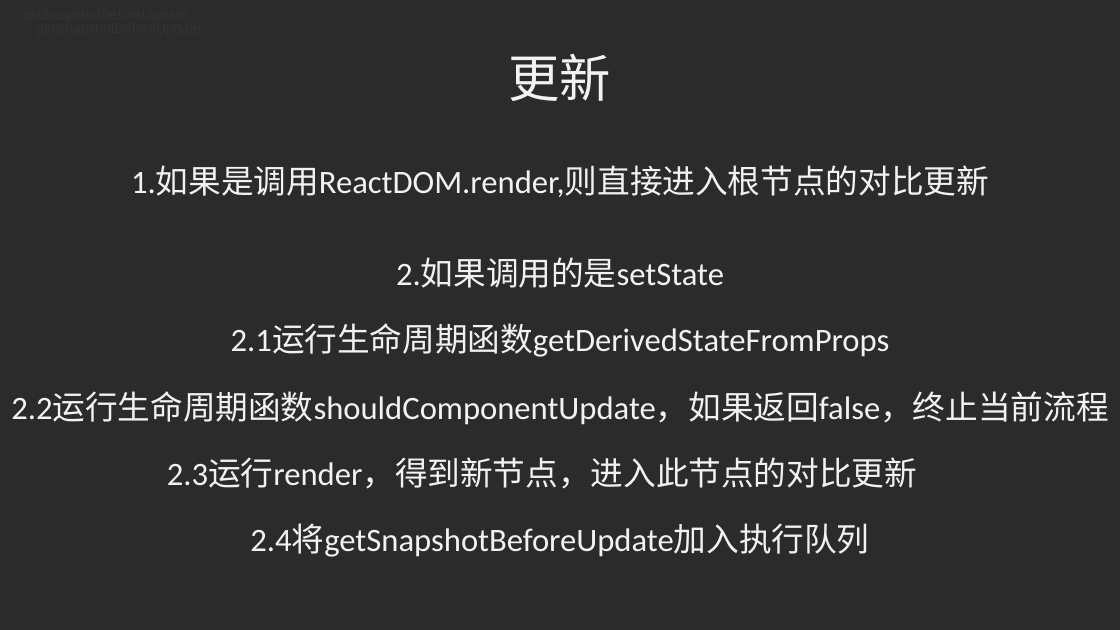
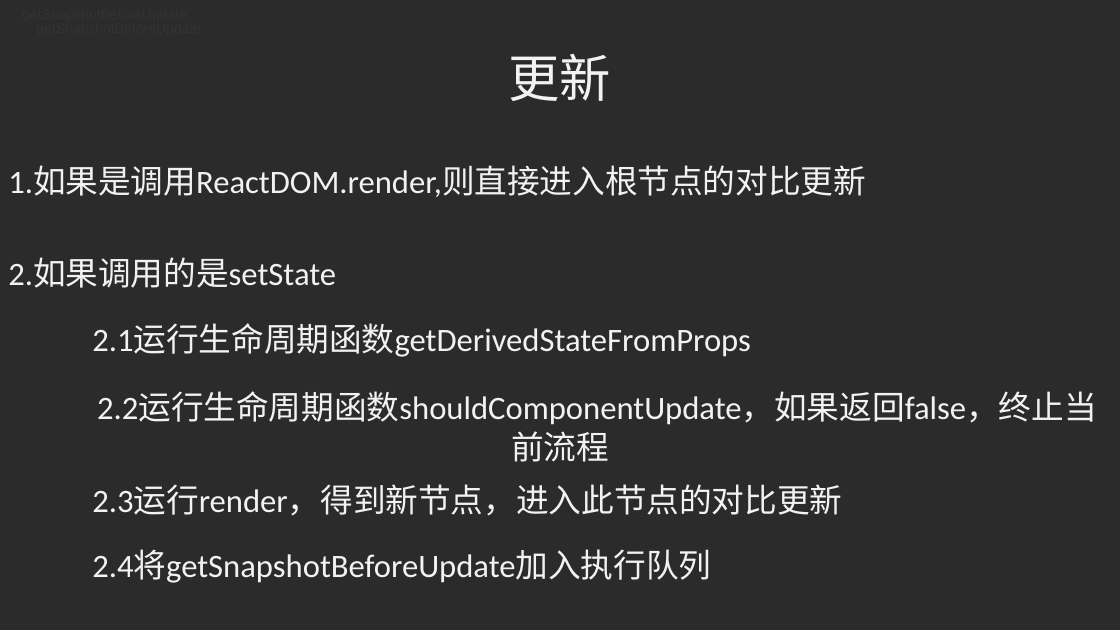
Before and after one commit to LKazusa/Learn, a slide deck: slide 11 of render.pptx. Drawn at 1120x630 pixels with LibreOffice and Linux fonts; fonts in the diff are those of the drawing; background and template pictures are left out; a plain dark background stands for a picture behind light text. Boxes give left, top, right and bottom in pixels: in the first picture for what was removed or moved away, otherwise in the second. Text is boxed around its words. In the diff, an @@ line names an element or a change of style, - is before the commit and + after.

```diff
--- a/render.pptx
+++ b/render.pptx
@@ text "2.2运行生命周期函数shouldComponentUpdate，如果返回false，终止当前流程" rewrapped from (x1=11, y1=393, x2=1108, y2=425) to (x1=97, y1=393, x2=1097, y2=462) @@
@@ alignment centre to left in 5 elements at (x1=8, y1=166, x2=866, y2=197), (x1=8, y1=258, x2=336, y2=288), (x1=92, y1=325, x2=751, y2=357), (x1=92, y1=551, x2=711, y2=583), (x1=92, y1=485, x2=842, y2=516) @@
@@ text "2.3运行render，得到新节点，进入此节点的对比更新" moved from (x1=167, y1=459, x2=917, y2=489) to (x1=92, y1=485, x2=842, y2=516) @@
@@ text "2.4将getSnapshotBeforeUpdate加入执行队列" moved from (x1=250, y1=525, x2=869, y2=557) to (x1=92, y1=551, x2=711, y2=583) @@
```
Also in this commit, not shown: 6 other slides changed.
